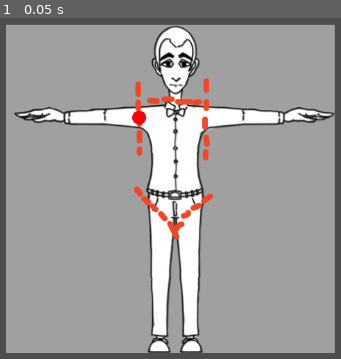
Above: before the commit, frame 1.
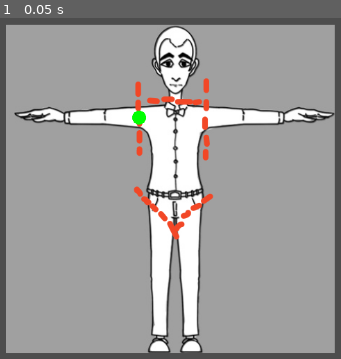
Above: after the commit, the same moment.

Repository: Olli1080/Frankenjam24
Game: Godot game, scene res://Scenes/ollisTestScene.tscn
The game is run twice, just before and just after one commit, with the same random seed, the same clock (stepped at 60 frames per second) and the same inputs. This scene is started directly instead of the project's main scene.
Inputs:
- Up to frame 1 (0.05 s): no input

The runs differ from the first frame. In frame 1, 0.1% of the frame differs, in the area x 38-43%, y 26-32%.

Commit message:
Add saw and sawing movement

Diff:
--- /dev/null
+++ b/Scenes/timmsTestSceneWipOlli.tscn
@@ -0,0 +1,207 @@
+[gd_scene load_steps=19 format=3 uid="uid://b1v7x380v81yp"]
+
+[ext_resource type="Script" path="res://Scripts/BodyPartObject.gd" id="1_5xtqc"]
+[ext_resource type="Script" path="res://Scripts/timmsTestSceneWipOlli.gd" id="1_a3sh1"]
+[ext_resource type="Texture2D" uid="uid://ddc6n6qwy0u2q" path="res://Sprites/LeftArm/LeftArmTest.png" id="2_4lvhj"]
+[ext_resource type="Texture2D" uid="uid://coy6ruvgggfbl" path="res://Sprites/Head/HeadTest.png" id="3_mh60d"]
+[ext_resource type="Texture2D" uid="uid://d07o35qvj427b" path="res://Sprites/LeftFoot/LeftFootTest.png" id="4_wtyxc"]
+[ext_resource type="Texture2D" uid="uid://bpdc3tka7g6lp" path="res://Sprites/LeftHand/LeftHandTest.png" id="5_5ql74"]
+[ext_resource type="Texture2D" uid="uid://bj8n4l56a762a" path="res://Sprites/LeftLeg/LeftLegTest.png" id="6_yt3f2"]
+[ext_resource type="Texture2D" uid="uid://fj8tuemtetw" path="res://Sprites/RightArm/RightArmTest.png" id="7_oq6cl"]
+[ext_resource type="PackedScene" uid="uid://be28jgkvl7uxj" path="res://Scenes/cutPoint.tscn" id="8_42rtg"]
+[ext_resource type="Texture2D" uid="uid://d15075vtjnv5v" path="res://Sprites/RightFoot/RightFootTest.png" id="8_arfmn"]
+[ext_resource type="Texture2D" uid="uid://cu720wnosq5uu" path="res://Sprites/RightHand/RightHandTest.png" id="9_mdgjv"]
+[ext_resource type="Texture2D" uid="uid://b13xcdnp6mhms" path="res://Sprites/RightLeg/RightLegTest.png" id="10_eqy28"]
+[ext_resource type="Texture2D" uid="uid://bb88wt5bof3ws" path="res://Sprites/Torso/TorsoTest.png" id="11_k7v43"]
+[ext_resource type="Texture2D" uid="uid://cw6m6nuhdgdr5" path="res://Sprites/Tools/handsaw.png" id="12_6onhc"]
+
+[sub_resource type="CircleShape2D" id="CircleShape2D_g8nte"]
+radius = 20.0
+
+[sub_resource type="WorldBoundaryShape2D" id="WorldBoundaryShape2D_olymo"]
+
+[sub_resource type="WorldBoundaryShape2D" id="WorldBoundaryShape2D_vmn1t"]
+normal = Vector2(0.99985, 0.0173134)
+
+[sub_resource type="WorldBoundaryShape2D" id="WorldBoundaryShape2D_yoyet"]
+normal = Vector2(-0.999949, -0.0100497)
+
+[node name="Node2D" type="Node2D"]
+script = ExtResource("1_a3sh1")
+
+[node name="RigidBody2D" type="RigidBody2D" parent="."]
+position = Vector2(245, 181)
+input_pickable = true
+freeze = true
+freeze_mode = 1
+script = ExtResource("1_5xtqc")
+
+[node name="LeftArmTest" type="Sprite2D" parent="RigidBody2D"]
+texture = ExtResource("2_4lvhj")
+
+[node name="CollisionPolygon2D" type="CollisionPolygon2D" parent="RigidBody2D"]
+polygon = PackedVector2Array(-96, -8, 94, -24, 94, 34, 2, 23, -98, 21)
+
+[node name="StartDockNode" type="Area2D" parent="RigidBody2D" groups=["DockPoint"]]
+position = Vector2(93, 6)
+rotation = 0.006207
+collision_layer = 2
+collision_mask = 2
+monitoring = false
+monitorable = false
+
+[node name="AreaShape2D" type="CollisionShape2D" parent="RigidBody2D/StartDockNode"]
+shape = SubResource("CircleShape2D_g8nte")
+
+[node name="EndDockNode" type="Area2D" parent="RigidBody2D" groups=["DockPoint"]]
+position = Vector2(-98, 6)
+rotation = -3.10923
+collision_layer = 2
+collision_mask = 2
+monitoring = false
+monitorable = false
+
+[node name="AreaShape2D" type="CollisionShape2D" parent="RigidBody2D/EndDockNode"]
+shape = SubResource("CircleShape2D_g8nte")
+
+[node name="PinJoint2D" type="PinJoint2D" parent="RigidBody2D"]
+position = Vector2(-245, -181)
+node_a = NodePath("..")
+
+[node name="HeadTest" type="Sprite2D" parent="."]
+position = Vector2(381, 68)
+texture = ExtResource("3_mh60d")
+
+[node name="LeftFootTest" type="Sprite2D" parent="."]
+position = Vector2(363, 604)
+texture = ExtResource("4_wtyxc")
+
+[node name="LeftHandTest" type="Sprite2D" parent="."]
+position = Vector2(97, 183)
+texture = ExtResource("5_5ql74")
+
+[node name="LeftLegTest" type="Sprite2D" parent="."]
+position = Vector2(361, 465)
+texture = ExtResource("6_yt3f2")
+
+[node name="RightArmTest" type="Sprite2D" parent="."]
+position = Vector2(532, 175)
+texture = ExtResource("7_oq6cl")
+
+[node name="Node2D" parent="RightArmTest" instance=ExtResource("8_42rtg")]
+position = Vector2(-84, 1)
+
+[node name="Line2D" type="Line2D" parent="RightArmTest"]
+points = PackedVector2Array(-84, -23, -84, -12, -84, 0, -85, 11, -86, 23, -86, 34)
+default_color = Color(1, 1, 1, 0)
+
+[node name="RightFootTest" type="Sprite2D" parent="."]
+position = Vector2(412, 603)
+texture = ExtResource("8_arfmn")
+
+[node name="RightHandTest" type="Sprite2D" parent="."]
+position = Vector2(683, 179)
+texture = ExtResource("9_mdgjv")
+
+[node name="RightLegTest" type="Sprite2D" parent="."]
+position = Vector2(411, 465)
+texture = ExtResource("10_eqy28")
+
+[node name="TorsoTest" type="Sprite2D" parent="."]
+position = Vector2(389, 239)
+texture = ExtResource("11_k7v43")
+
+[node name="WorldBoundary" type="StaticBody2D" parent="."]
+position = Vector2(-6, 651)
+
+[node name="CollisionShape2D_Bottom" type="CollisionShape2D" parent="WorldBoundary"]
+shape = SubResource("WorldBoundaryShape2D_olymo")
+
+[node name="CollisionShape2D_Bottom2" type="CollisionShape2D" parent="WorldBoundary"]
+shape = SubResource("WorldBoundaryShape2D_olymo")
+
+[node name="CollisionShape2D_Right" type="CollisionShape2D" parent="WorldBoundary"]
+shape = SubResource("WorldBoundaryShape2D_vmn1t")
+
+[node name="CollisionShape2D_Left" type="CollisionShape2D" parent="WorldBoundary"]
+position = Vector2(1153, 0)
+shape = SubResource("WorldBoundaryShape2D_yoyet")
+
+[node name="Recipent" type="StaticBody2D" parent="."]
+position = Vector2(970, 209)
+collision_layer = 0
+
+[node name="TorsoTest" type="Sprite2D" parent="Recipent"]
+texture = ExtResource("11_k7v43")
+
+[node name="CollisionPolygon2D" type="CollisionPolygon2D" parent="Recipent"]
+polygon = PackedVector2Array(-48, 99, -46, 62, -40, 7, -51, -35, -51, -83, -21, -87, 16, -86, 48, -80, 50, -42, 39, -34, 34, 9, 36, 62, 44, 99)
+
+[node name="LeftLegDockNode" type="Area2D" parent="Recipent" groups=["DockPoint"]]
+position = Vector2(-25, 100)
+rotation = 0.208696
+collision_layer = 2
+collision_mask = 2
+monitoring = false
+
+[node name="AreaShape2D" type="CollisionShape2D" parent="Recipent/LeftLegDockNode"]
+shape = SubResource("CircleShape2D_g8nte")
+
+[node name="RightLegDockNode" type="Area2D" parent="Recipent" groups=["DockPoint"]]
+position = Vector2(21, 99)
+rotation = -0.189497
+collision_layer = 2
+collision_mask = 2
+monitoring = false
+
+[node name="AreaShape2D" type="CollisionShape2D" parent="Recipent/RightLegDockNode"]
+shape = SubResource("CircleShape2D_g8nte")
+
+[node name="LeftArmDockNode" type="Area2D" parent="Recipent" groups=["DockPoint"]]
+position = Vector2(-52, -59)
+rotation = 1.55568
+collision_layer = 2
+collision_mask = 2
+monitoring = false
+
+[node name="AreaShape2D" type="CollisionShape2D" parent="Recipent/LeftArmDockNode"]
+shape = SubResource("CircleShape2D_g8nte")
+
+[node name="RightArmDockNode" type="Area2D" parent="Recipent" groups=["DockPoint"]]
+position = Vector2(50, -59)
+rotation = -1.53178
+collision_layer = 2
+collision_mask = 2
+monitoring = false
+
+[node name="AreaShape2D" type="CollisionShape2D" parent="Recipent/RightArmDockNode"]
+shape = SubResource("CircleShape2D_g8nte")
+
+[node name="NeckDockNode" type="Area2D" parent="Recipent" groups=["DockPoint"]]
+position = Vector2(-1.99998, -88)
+rotation = -2.96091
+collision_layer = 2
+monitoring = false
+
+[node name="AreaShape2D" type="CollisionShape2D" parent="Recipent/NeckDockNode"]
+shape = SubResource("CircleShape2D_g8nte")
+
+[node name="Handsaw" type="Sprite2D" parent="."]
+position = Vector2(752, 375)
+rotation = 1.5708
+scale = Vector2(0.15, 0.15)
+texture = ExtResource("12_6onhc")
+
+[node name="MidPoint" type="Node2D" parent="Handsaw"]
+position = Vector2(66.6673, 200)
+
+[node name="UpperEndNode" type="Node2D" parent="Handsaw"]
+position = Vector2(-359.998, 446.668)
+
+[node name="LowerEndNode" type="Node2D" parent="Handsaw"]
+position = Vector2(593.333, -113.335)
+
+[connection signal="input_event" from="RigidBody2D" to="RigidBody2D" method="_on_input_event"]
+[connection signal="mouse_entered" from="RigidBody2D" to="RigidBody2D" method="_on_mouse_entered"]
+[connection signal="mouse_exited" from="RigidBody2D" to="RigidBody2D" method="_on_mouse_exited"]
+[connection signal="clicked" from="RightArmTest/Node2D" to="." method="_on_right_arm_clicked"]
--- a/Scripts/cutPoint.gd
+++ b/Scripts/cutPoint.gd
@@ -1,5 +1,6 @@
 extends Node2D
 
+signal clicked
 
 # Called when the node enters the scene tree for the first time.
 func _ready():
@@ -9,7 +10,7 @@
 	#var offset = self.position# - self.global_position
 	#print(self.global_position)
 	#var boxPos = self.#transform.origin #self.get_global_position();
-	var white : Color = Color.RED
+	var white : Color = Color.GREEN
 	draw_circle(Vector2(0,0), 10, white)
 
 # Called every frame. 'delta' is the elapsed time since the previous frame.
@@ -19,4 +20,4 @@
 
 func _on_character_body_2d_input_event(viewport, event, shape_idx):
 	if event is InputEventMouseButton and event.pressed and event.button_index == MOUSE_BUTTON_LEFT:
-		print("lol it works")
+		clicked.emit(get_parent())
--- /dev/null
+++ b/Scripts/timmsTestSceneWipOlli.gd
@@ -0,0 +1,38 @@
+extends Node2D
+
+@onready var Handsaw: Node2D = get_node("Handsaw")
+@onready var SawMid: Node2D = get_node("Handsaw/MidPoint")
+@onready var SawLower: Node2D = get_node("Handsaw/LowerEndNode")
+@onready var SawUpper: Node2D = get_node("Handsaw/UpperEndNode")
+
+var progress: float = 0.0
+var sawing: bool = false
+
+# Called when the node enters the scene tree for the first time.
+func _ready():
+	pass # Replace with function body.
+
+
+# Called every frame. 'delta' is the elapsed time since the previous frame.
+func _process(delta):
+	pass
+
+func get_saw_local_offset():
+	return Handsaw.global_position - SawMid.global_position
+
+func _on_right_arm_clicked(parent):
+	print(parent.name)
+	var startPos = parent.get_node("Line2D").get_point_position(0) + parent.global_position
+	var local_offset = get_saw_local_offset()
+	#print(startPos)
+	#print(get_node("Handsaw/MidPoint").position)
+	Handsaw.global_position = startPos + local_offset
+	sawing = true
+
+func _input(event):
+	if sawing and event is InputEventMouseMotion:
+		var SawAxis: Vector2 = (SawUpper.global_position - SawLower.global_position).normalized()
+		var projection: float = event.relative.dot(SawAxis)
+
+		Handsaw.global_position += projection * SawAxis
+		print("Ye hah")
